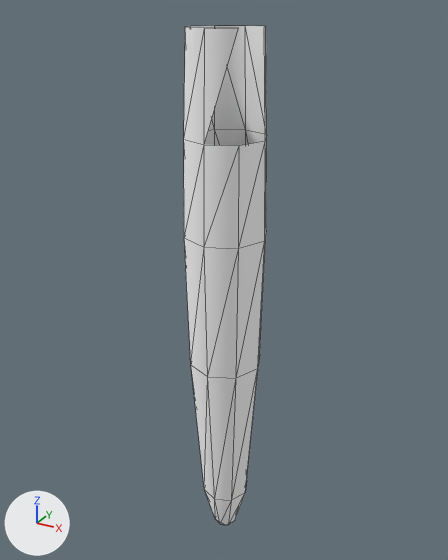
What one commit did to the OBJ model Assets/Art/Nova1492/GXConverted/Models/Effects/CombatEffects/datan_common_AngelDown_ff7681dd.obj.
Before and after are seen from a 50 mm camera at (10.1, -18.51, 21.21) aimed at (-0.35, 0.49, 11.7). Arrows for +X, +Y and +Z are at lower left; the lights stay in place. The older version comes first. Mesh edges are drawn as thin lines. Where no turn or scale is listed for an object, it has been applied to the vertices. Vertices at exactly the same position are counted once.

The first picture shows 'datan_common_AngelDown_ff7681dd'.
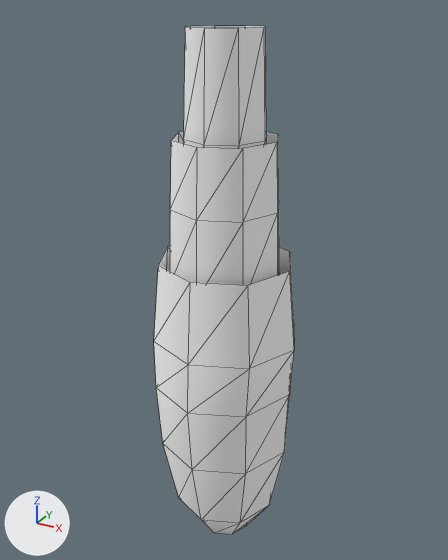
Patch to the scene script:
```diff
--- a/Assets/Art/Nova1492/GXConverted/Models/Effects/CombatEffects/datan_common_AngelDown_ff7681dd.obj.py
+++ b/Assets/Art/Nova1492/GXConverted/Models/Effects/CombatEffects/datan_common_AngelDown_ff7681dd.obj.py
@@ me_datan_common_angeldown_ff7681dd @@
 # used by ob_datan_common_angeldown_ff7681dd; location = (0.0, 0.0, 0.0)
 # verts and faces of me_datan_common_angeldown_ff7681dd; kept vertices keep their numbers, new ones are numbered from 56
 # before: 41 (1.5, 0.0, 17.2) at pixel (265, 141), 46 (0.0, -1.5, 17.2) at pixel (204, 144), 47 (1.0, -1.0, 17.2) at pixel (239, 145), 49 (1.3, 0.0, 20.7) at pixel (264, 27), 55 (0.9, -0.9, 20.7) at pixel (238, 27)
-me_datan_common_angeldown_ff7681dd.from_pydata(...)  # 56 vertices, 93 faces; spans x -1.5..1.5, y -1.5..1.5, z 0.0..20.7
+me_datan_common_angeldown_ff7681dd.from_pydata(...)  # 56 vertices, 96 faces; spans x -1.5..1.5, y -1.5..1.5, z 0.0..20.7
+# me_datan_common_angeldown_ff7681dd part 1
+faces += [(46, 47, 55), (47, 49, 55), (41, 49, 47)]
 me_datan_common_angeldown_ff7681dd.materials.append(mat_datan_common_angeldown_ff7681dd)
@@ me_datan_common_angeldown_ff7681dd_mesh02 @@
+me_datan_common_angeldown_ff7681dd_mesh02.from_pydata(...)  # 56 vertices, 96 faces; spans x -2.83..2.83, y -2.86..2.86, z 0.0..12.83
+me_datan_common_angeldown_ff7681dd_mesh02.materials.append(mat_datan_common_angeldown_ff7681dd)  # white #ffffff
@@ me_datan_common_angeldown_ff7681dd_mesh01 @@
+me_datan_common_angeldown_ff7681dd_mesh01.from_pydata(...)  # 56 vertices, 96 faces; spans x -2.1..2.1, y -2.1..2.1, z 0.0..17.2
+me_datan_common_angeldown_ff7681dd_mesh01.materials.append(mat_datan_common_angeldown_ff7681dd)  # white #ffffff
@@ ob_datan_common_angeldown_ff7681dd_mesh02 @@
+ob_datan_common_angeldown_ff7681dd_mesh02 = bpy.data.objects.new('datan_common_AngelDown_ff7681dd_mesh02', me_datan_common_angeldown_ff7681dd_mesh02)
+ob_datan_common_angeldown_ff7681dd_mesh02.location = (0.0, 0.0, 0.0)
@@ ob_datan_common_angeldown_ff7681dd_mesh01 @@
+ob_datan_common_angeldown_ff7681dd_mesh01 = bpy.data.objects.new('datan_common_AngelDown_ff7681dd_mesh01', me_datan_common_angeldown_ff7681dd_mesh01)
+ob_datan_common_angeldown_ff7681dd_mesh01.location = (0.0, 0.0, 0.0)
```

Pixel boxes (x1, y1, x2, y2) of what changed, in the pictures (448 x 560 px):
'datan_common_AngelDown_ff7681dd', reshaped
    before: (184, 26, 267, 525)
    after: (184, 26, 267, 148)
'datan_common_AngelDown_ff7681dd_mesh02', added
    after: (154, 246, 294, 534)
'datan_common_AngelDown_ff7681dd_mesh01', added
    after: (170, 131, 279, 285)
part 1 of me_datan_common_angeldown_ff7681dd, added
    after: (204, 27, 265, 146)
